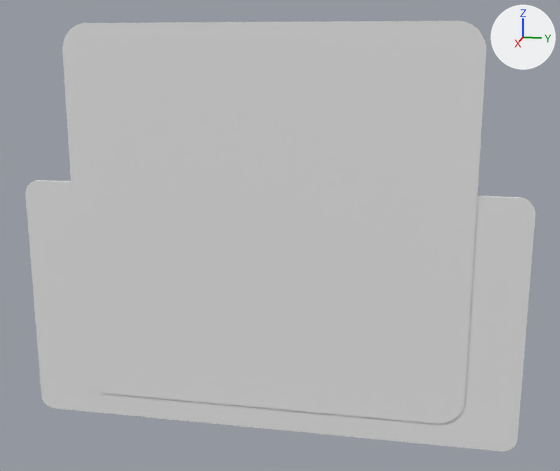
Two versions of the Blender file [2026] Pixel Keyboard/Untitled.blend, one commit apart.
Both versions are drawn from a 50 mm camera at (0.295, 0.064, 0.089) aimed at (-0.001, 0.005, 0.015). Arrows for +X, +Y and +Z are at upper right; the lights stay in place. The older version comes first.

The scene before the commit, as lines of its bpy script (objects in view):
```python
me_cube = bpy.data.meshes.new('Cube')
me_cube.from_pydata(...)  # 41208 vertices, 40806 faces; spans x -0.004..0.004, y -0.102..0.102, z -0.067..0.035
me_cube.materials.append(mat_material)  # white #e7e7e7
me_cube_001 = bpy.data.meshes.new('Cube.001')
me_cube_001.from_pydata(...)  # 41208 vertices, 40806 faces; spans x -0.004..0.004, y -0.081..0.081, z -0.078..0.078
ob_cube = bpy.data.objects.new('Cube', me_cube)
ob_cube.location = (0.0, 0.0, 0.0)
_m = ob_cube.modifiers.new('Boolean', 'BOOLEAN')
_m.object = ob_cube_001
_m.solver = 'FLOAT'
ob_cube_001 = bpy.data.objects.new('Cube.001', me_cube_001)
ob_cube_001.location = (0.0008, 0.0, 0.02)
```
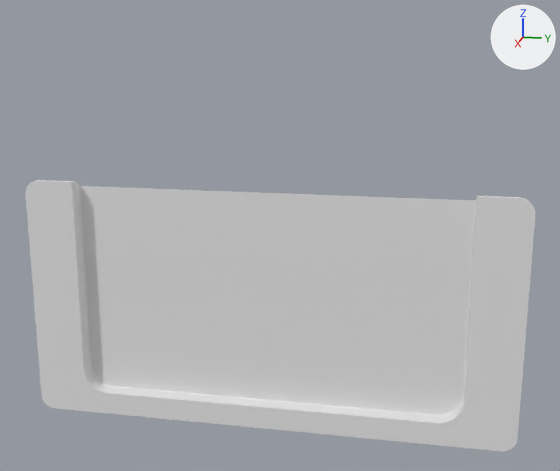
The change, as JSON lines over the scene's bpy script:
```json
{"block": "me_cube", "where": "# used by ob_cube; location = (0.0, 0.0, 0.0)"}
{"op": "remove", "block": "me_cube", "code": "me_cube.from_pydata(...)  # 41208 vertices, 40806 faces; spans x -0.004..0.004, y -0.102..0.102, z -0.067..0.035"}
{"op": "add", "block": "me_cube", "code": "me_cube.from_pydata(...)  # 62106 vertices, 61391 faces; spans x -0.004..0.004, y -0.102..0.102, z -0.067..0.035"}
{"block": "me_cube", "change": "me_cube part 1: 8069 vertices moved within x -0.004..0.004, y -0.101..0.101, z -0.067..0.035; 36 vertices removed from x -0.004, y -0.095..0.095, z -0.061..0.029; 20934 vertices added at x -0.003..0.004, y -0.081..0.081, z -0.057..0.035"}
{"op": "remove", "block": "ob_cube", "code": "_m = ob_cube.modifiers.new('Boolean', 'BOOLEAN')"}
{"op": "remove", "block": "ob_cube", "code": "_m.object = ob_cube_001"}
{"op": "remove", "block": "ob_cube", "code": "_m.solver = 'FLOAT'"}
{"op": "remove", "block": "ob_cube_001", "code": ["ob_cube_001 = bpy.data.objects.new('Cube.001', me_cube_001)", "ob_cube_001.location = (0.0008, 0.0, 0.02)"]}
```

Pixel boxes [x1, y1, x2, y2] of what changed, in the pictures (560 x 471 px):
```json
{"object": "Cube.001", "change": "deleted", "before": [62, 21, 486, 424]}
{"part": 1, "of": "me_cube", "change": "cut back", "before": [68, 181, 482, 428], "after": [68, 181, 482, 428]}
```
